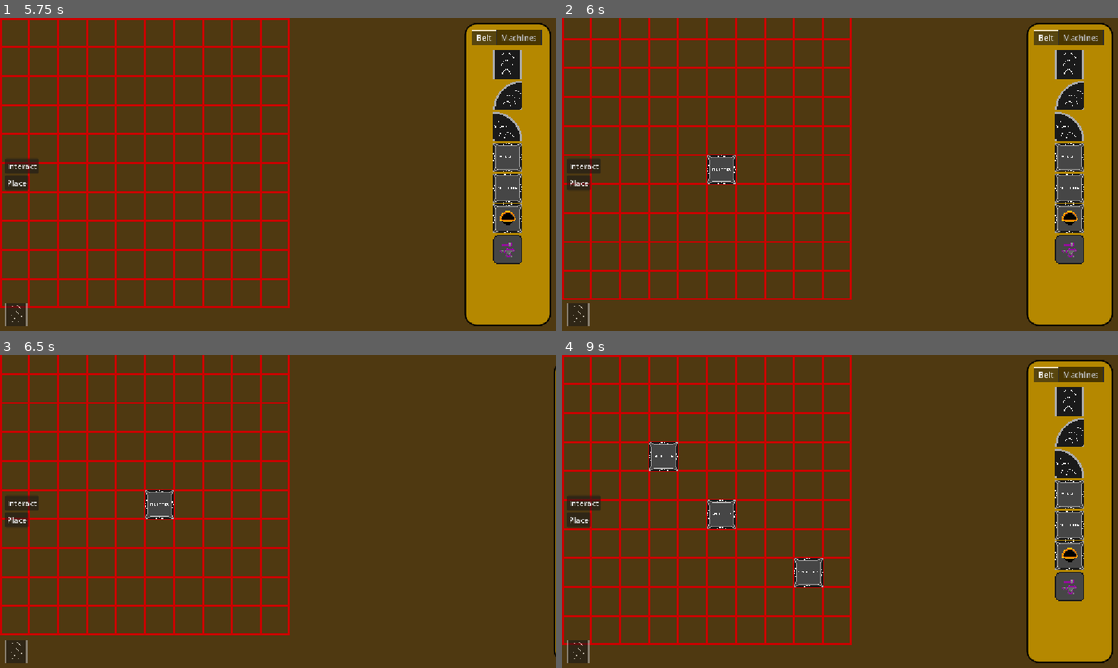
Above: before the commit, frames 1-4 (two rows, left to right).
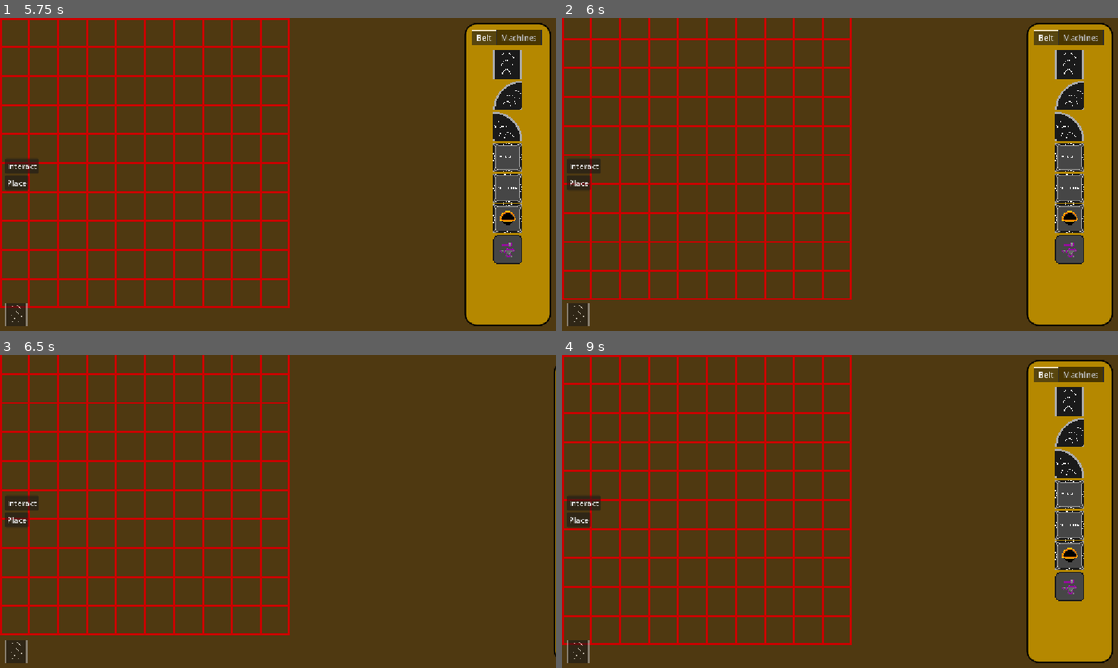
Above: after the commit, the same moments.

Repository: maksymiblue12/TFMG-Mania
Game: Godot game, scene res://world/world.tscn
Same seed, same stepped clock (60 frames per second), same inputs: the game is played once before the commit and once after it.
Inputs (mouse positions are in pixels of both pictures, inside the frame that each line leads up to):
- Up to frame 1 (5.75 s): click "Interact" at 0.5 s; click "Place" at 1.25 s; click "Interact" at 2 s; click "Place" at 2.75 s; click "Interact" at 3.5 s; click "Place" at 4.25 s; tap Enter at 5 s; move the mouse to (400, 158) at 5.02 s; hold C (open_tile_picker) from 5.03 s (still down); click (400, 158) at 5.17 s
- Up to frame 2 (6 s): move the mouse to (728, 190) at 5.77 s; release C (open_tile_picker) at 5.78 s; tap S (camera_down) at 5.85 s; click (728, 190) at 5.92 s
- Up to frame 3 (6.5 s): tap C (open_tile_picker) at 6.05 s
- Up to frame 4 (9 s): move the mouse to (895, 442) at 6.52 s; hold C (open_tile_picker) 6.53-7.28 s; tap A (camera_left) at 6.6 s; click (895, 442) at 6.67 s; tap Space at 7.25 s; move the mouse to (812, 574) at 7.27 s; tap D (camera_right) at 7.35 s; click (812, 574) at 7.42 s; tap C (open_tile_picker) at 7.55 s; move the mouse to (1006, 558) at 8.02 s; hold C (open_tile_picker) 8.03-8.78 s; tap W (camera_up) at 8.1 s; click (1006, 558) at 8.17 s; tap Enter at 8.75 s; move the mouse to (673, 464) at 8.77 s; click (673, 464) at 8.85 s

Frame 1 is identical in both runs. In frame 2, 0.5% of the frame differs, in the area x 26-32%, y 43-54%; in frame 3, 0.5%; in frame 4, 1.5%, in the area x 15-47%, y 27-75%.
Error after the commit: Invalid call. Nonexistent function 'toggle_tile_picker_screen' in base 'CanvasLayer (UI)'. (res://game_state.gd:23)

Commit message:
Belt Splitter logic

Diff:
--- a/game_state.gd
+++ b/game_state.gd
@@ -18,6 +18,11 @@
 func set_placable_tile(tile:PackedScene):
 	tile_to_place=tile.instantiate()
 
+func set_tool(tool_type:GameConstants.TOOL_TYPE):
+	if (tool_type==GameConstants.TOOL_TYPE.place):
+		ui.toggle_tile_picker_screen(true)
+	tool=tool_type
+
 func _input(event: InputEvent) -> void:
 	if (showing_screen): return
 	if (event.is_action_pressed("rotate_building")):
--- a/world/ui/tool_picker_option.gd
+++ b/world/ui/tool_picker_option.gd
@@ -9,4 +9,4 @@
 
 func _on_pressed() -> void:
 	if (GameState.showing_screen): return
-	GameState.tool=tool_type
+	GameState.set_tool(tool_type)
--- a/world/ui/ui.gd
+++ b/world/ui/ui.gd
@@ -20,6 +20,10 @@
 		else:
 			anim_player.play("tile_picker_open")
 
+func open_tile_picker_screen():
+	if (!tile_picker_open):
+		anim_player.play("tile_picker_open")
+
 func show_screen(screen:Control):
 	GameState.showing_screen=true
 	$MarginContainer.add_child(screen)
